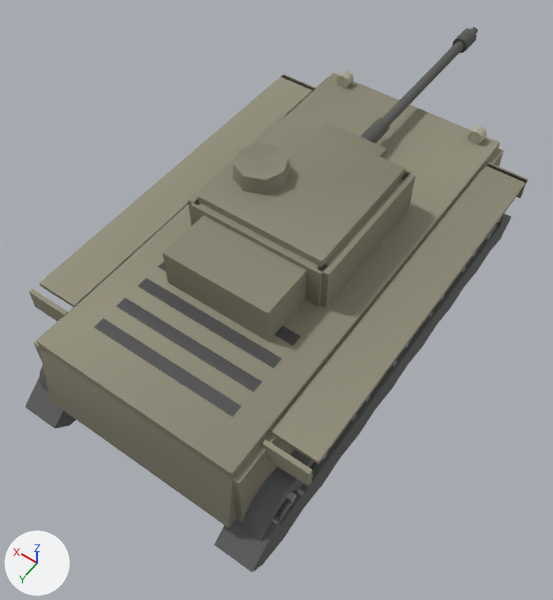
The glTF model client/assets/models/cromwell.glb, before and after one commit.
One viewpoint serves both versions: a 50 mm camera at (-3.79, 5.68, 9.2) aimed at (0.01, 0.36, 0.84). Lighting does not change. The marker at lower left points along +X, +Y and +Z. The first picture is the older version. Where no turn or scale is listed for an object, it has been applied to the vertices. Vertices at exactly the same position are counted once.

The first picture shows 'barrel', 'hullRear', 'hullSide', 'hullTop', 'mantlet', 'tracks', 'turretFront', 'turretRear', 'turretRoof', 'turretSide', 'wheel6' and 3 more.
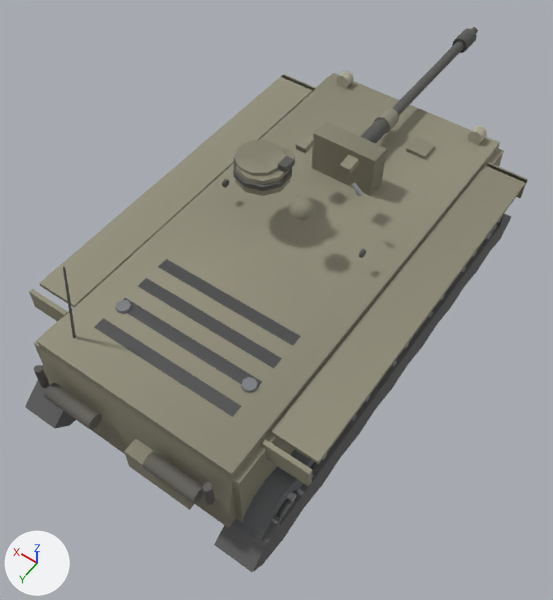
Where the change shows, as pixel boxes (x1, y1, x2, y2) in the pictures (553 x 600 px; the box of a moved part takes in the faces that stretch with it):
'turretRoof', reshaped (37% narrower, 43% shorter)
    before: (198, 115, 405, 267)
    after: (233, 134, 363, 220)
'turretFront', no longer drawn
    before: (163, 169, 411, 342)
'hullRear', reshaped (47% taller)
    before: (40, 350, 236, 528)
    after: (33, 266, 236, 528)
'turretRear', no longer drawn
    before: (191, 199, 328, 307)
part 1 of me_mesh_18, added
    after: (143, 452, 204, 504)
part 2 of me_mesh_18, added
    after: (202, 482, 215, 505)
part 3 of me_mesh_18, added
    after: (44, 382, 102, 430)
part 4 of me_mesh_18, added
    after: (33, 365, 49, 388)
part 5 of me_mesh_18, added
    after: (124, 439, 194, 510)
part 6 of me_mesh_18, added
    after: (63, 266, 76, 338)
part 7 of me_mesh_21, added
    after: (359, 249, 366, 258)
part 8 of me_mesh_21, added
    after: (222, 179, 229, 188)
part 9 of me_mesh_21, deleted
    before: (318, 174, 415, 308)
part 10 of me_mesh_21, deleted
    before: (188, 115, 285, 226)
part 11 of me_mesh_23, added
    after: (235, 152, 291, 196)
part 12 of me_mesh_23, added
    after: (233, 155, 292, 191)
part 13 of me_mesh_23, added
    after: (234, 140, 285, 175)
part 14 of me_mesh_23, added
    after: (278, 156, 295, 173)
part 15 of me_mesh_23, added
    after: (289, 197, 315, 220)
part 16 of me_mesh_23, added
    after: (351, 183, 363, 196)
part 17 of me_mesh_23, moved or reshaped
    before: (198, 116, 405, 267)
    after: (296, 137, 359, 174)
'mantlet', unchanged, uncovered by the edit
    before: (318, 121, 387, 159)
    after: (312, 121, 387, 196)

What changed in the scene script:
```text
Change me_mesh_18:
    remove me_mesh_18.from_pydata(...)  # 44 vertices, 76 faces; spans x -1.42..1.42, y 2.7..3.3, z 0.75..1.82
    add me_mesh_18.from_pydata(...)  # 156 vertices, 268 faces; spans x -1.42..1.42, y 2.7..3.48, z 0.75..3.1
    me_mesh_18 part 1: a new loose piece, an 8-sided cylinder along x spanning x -1.13..-0.41, y 3.26..3.48, z 1.3..1.52, in mat_hullrear_mat
    me_mesh_18 part 2: a new loose piece, a 6-sided cylinder along z spanning x -1.297..-1.202, y 3.295..3.405, z 1.404..1.744, in mat_hullrear_mat
    me_mesh_18 part 3: a new loose piece, an 8-sided cylinder along x spanning x 0.41..1.13, y 3.26..3.48, z 1.3..1.52, in mat_hullrear_mat
    me_mesh_18 part 4: a new loose piece, a 6-sided cylinder along z spanning x 1.202..1.297, y 3.295..3.405, z 1.404..1.744, in mat_hullrear_mat
    me_mesh_18 part 5: a new loose piece, a box spanning x -0.97..-0.05, y 3.16..3.42, z 0.9..1.28, in mat_hullrear_mat
    me_mesh_18 part 6: 12 vertices added at x 1.03..1.14, y 2.72..2.88, z 1.75..3.1
    other edits to the shape of me_mesh_18 do not show in these pictures
Change me_mesh_21:
    remove me_mesh_21.from_pydata(...)  # 16 vertices, 24 faces; spans x -1.03..1.03, y -1.0..1.0, z 0.0..0.68
    add me_mesh_21.from_pydata(...)  # 36 vertices, 64 faces; spans x -1.07..1.07, y 0.19..0.31, z 0.32..0.43
    me_mesh_21 part 7: a new loose piece, an 8-sided cylinder along x spanning x -1.07..-1.03, y 0.195..0.305, z 0.319..0.429, in mat_turretside_mat
    me_mesh_21 part 8: a new loose piece, an 8-sided cylinder along x spanning x 1.03..1.07, y 0.195..0.305, z 0.319..0.429, in mat_turretside_mat
    me_mesh_21 part 9: the loose piece of 8 vertices spanning x -1.03..-0.87, y -1.0..1.0, z 0.0..0.68 is deleted
    me_mesh_21 part 10: the loose piece of 8 vertices spanning x 0.87..1.03, y -1.0..1.0, z 0.0..0.68 is deleted
Change me_mesh_23:
    remove me_mesh_23.from_pydata(...)  # 26 vertices, 44 faces; spans x -0.9..0.9, y -0.95..0.95, z 0.68..1.01
    add me_mesh_23.from_pydata(...)  # 181 vertices, 316 faces; spans x -0.73..0.85, y -0.63..0.61, z 0.77..1.08
    me_mesh_23 part 11: a new loose piece, a 10-sided cut cone along z (radius 0.36 at the low end, 0.33 at the high end) spanning x 0.13..0.82, y -0.16..0.56, z 0.78..1.0, in mat_turretroof_mat
    me_mesh_23 part 12: a new loose piece, a 10-sided cylinder along z spanning x 0.118..0.832, y -0.175..0.575, z 0.875..0.945, in mat_turretroof_mat
    me_mesh_23 part 13: a new loose piece, a 10-sided cylinder along z spanning x 0.235..0.855, y -0.128..0.468, z 0.99..1.04, in mat_turretroof_mat
    me_mesh_23 part 14: a new loose piece, a box spanning x 0.135..0.255, y 0.01..0.19, z 1.0..1.08, in mat_turretroof_mat
    me_mesh_23 part 15: a new loose piece of 41 vertices spanning x -0.44..-0.12, y 0.29..0.61, z 0.82..0.98, in mat_turretroof_mat
    me_mesh_23 part 16: a new loose piece of 14 vertices spanning x -0.73..-0.57, y -0.23..-0.17, z 0.79..0.93, in mat_turretroof_mat
    me_mesh_23 part 17: 26 vertices removed from x -0.9..0.9, y -0.95..0.95, z 0.68..1.01; 16 vertices added at x -0.41..0.41, y -0.63..-0.41, z 0.8..0.92
    other edits to the shape of me_mesh_23 do not show in these pictures
Change ob_turretfront:
    ob_turretfront: bpy.data.objects.new('turretFront', me_mesh_20) -> bpy.data.objects.new('turretFront', None)
Change ob_turretrear:
    ob_turretrear: bpy.data.objects.new('turretRear', me_mesh_22) -> bpy.data.objects.new('turretRear', None)
```
